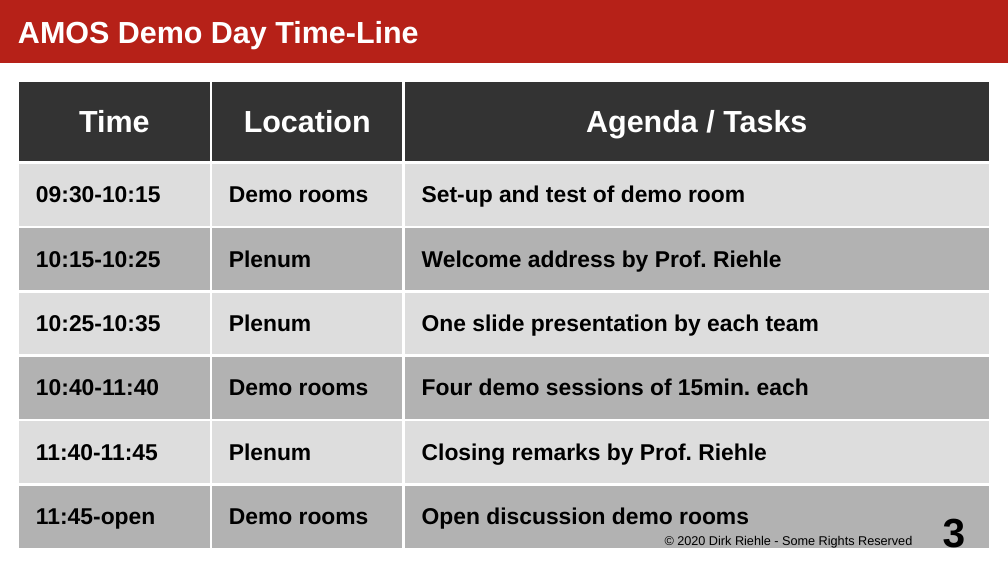
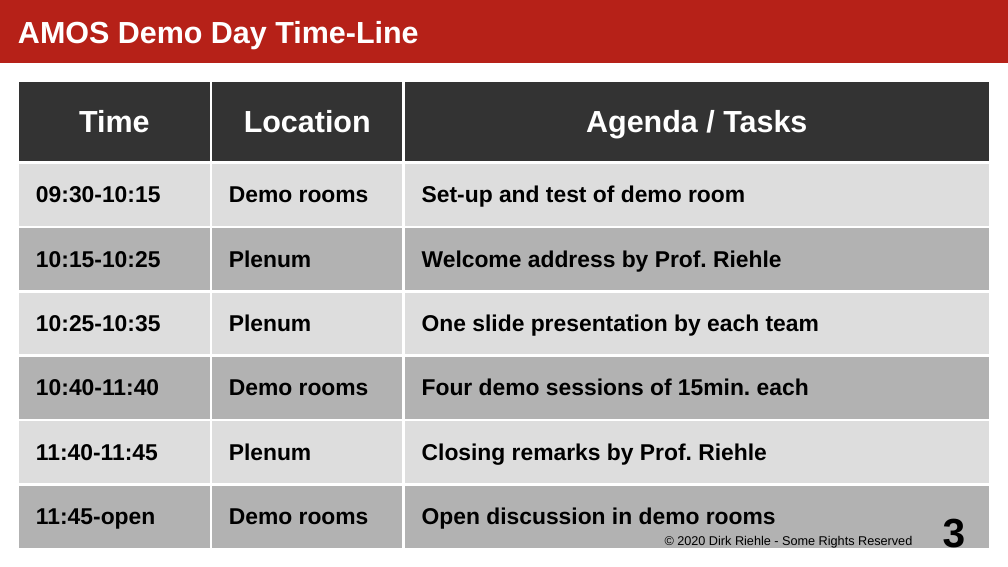
Before and after one commit to dirkriehle/amos-course, a slide deck: slide 3 of Lecture slides/AMOS H01 - Demo Day Preparation.odp. Drawn at 1008x567 pixels with LibreOffice and Linux fonts; fonts in the diff are those of the drawing. Boxes give left, top, right and bottom in pixels: in the first picture for what was removed or moved away, otherwise in the second. Text is boxed around its words. In the diff, an @@ line names an element or a change of style, - is before the commit and + after.

Commit message:
Demo day!

```diff
--- a/Lecture slides/AMOS H01 - Demo Day Preparation.odp
+++ b/Lecture slides/AMOS H01 - Demo Day Preparation.odp
@@ table at (18,81,991,550) @@
-row 7, column 3: Open discussion demo rooms
+row 7, column 3: Open discussion in demo rooms
```
Also in this commit, not shown: 3 other slides changed, 4 other files.
